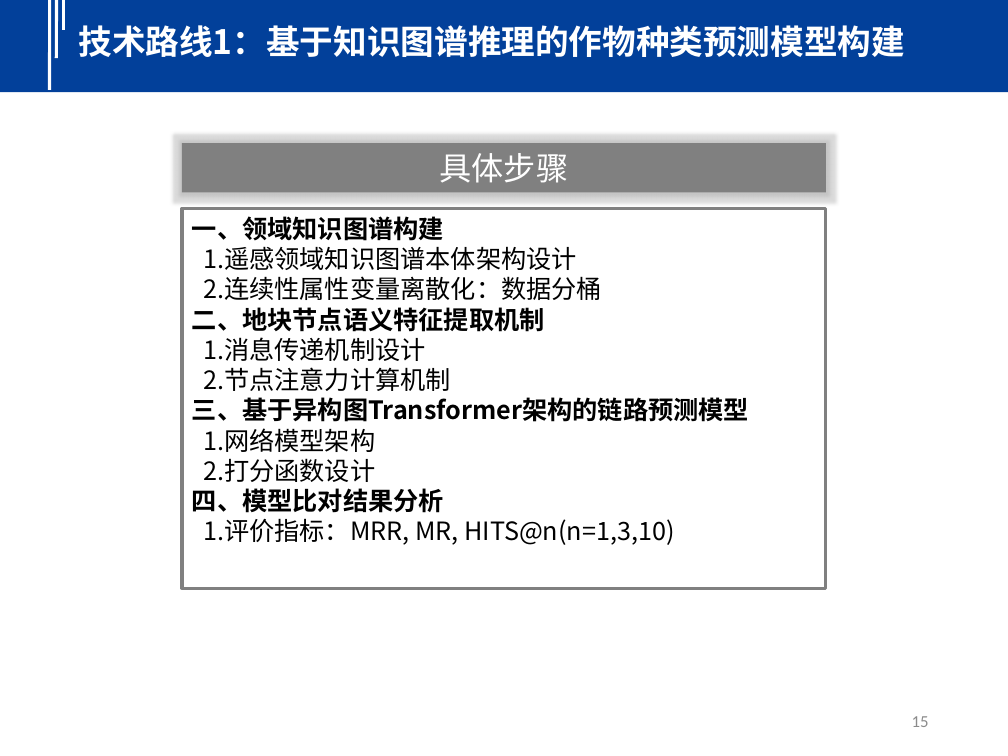
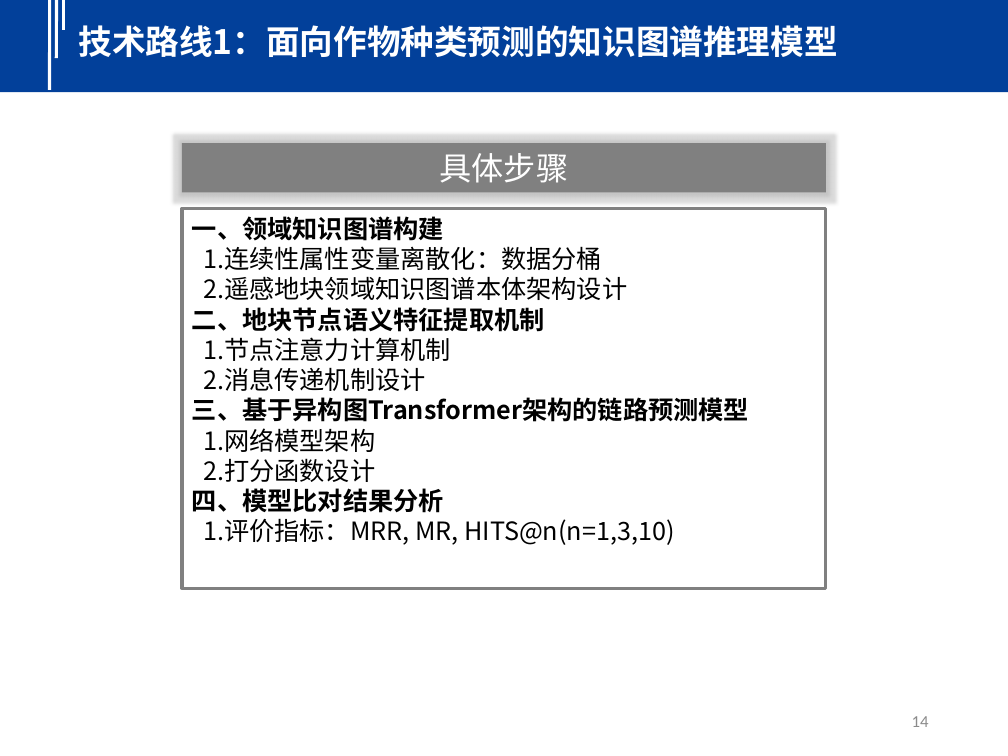
Before and after one commit to seu-cloud/seu-cloud-study, a slide deck: slide 14 of PPT/2023/20230602-巩傲凡-面向作物种类预测的知识推理技术研究.pptx (slide 15 before the commit). Drawn at 1008x756 pixels with LibreOffice and Linux fonts; fonts in the diff are those of the drawing. Boxes give left, top, right and bottom in pixels: in the first picture for what was removed or moved away, otherwise in the second. Text is boxed around its words. In the diff, an @@ line names an element or a change of style, - is before the commit and + after.

```diff
--- a/PPT/2023/20230602-巩傲凡-面向作物种类预测的知识推理技术研究.pptx
+++ b/PPT/2023/20230602-巩傲凡-面向作物种类预测的知识推理技术研究.pptx
@@ text at box(79, 25, 838, 57): text changed @@
-技术路线1：基于知识图谱推理的作物种类预测模型构建
+技术路线1：面向作物种类预测的知识图谱推理模型
@@ text in rectangle at box(203, 246, 627, 300): text changed @@
-1.遥感领域知识图谱本体架构设计
-2.连续性属性变量离散化：数据分桶
+1.连续性属性变量离散化：数据分桶
+2.遥感地块领域知识图谱本体架构设计
@@ text in rectangle at box(203, 337, 451, 391): text changed @@
-1.消息传递机制设计
-2.节点注意力计算机制
+1.节点注意力计算机制
+2.消息传递机制设计
@@ page number at box(912, 716, 929, 727): text changed @@
-15
+14
```
Also in this commit, not shown: 17 other slides changed, 1 slide added, 1 slide removed.
